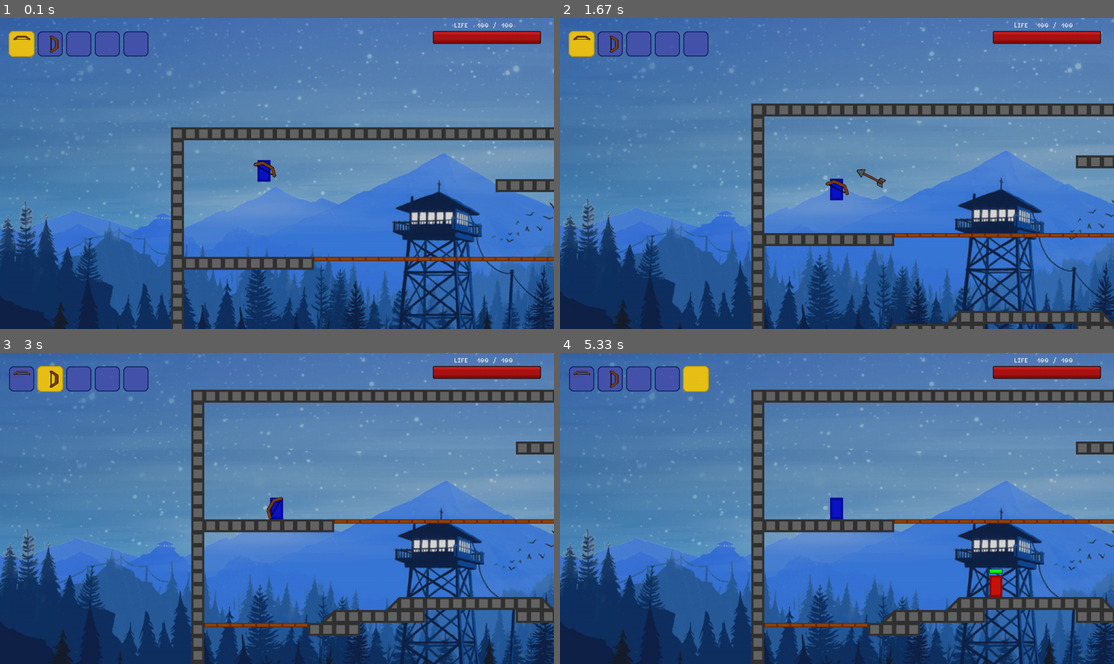
Above: before the commit, frames 1-4 (two rows, left to right).
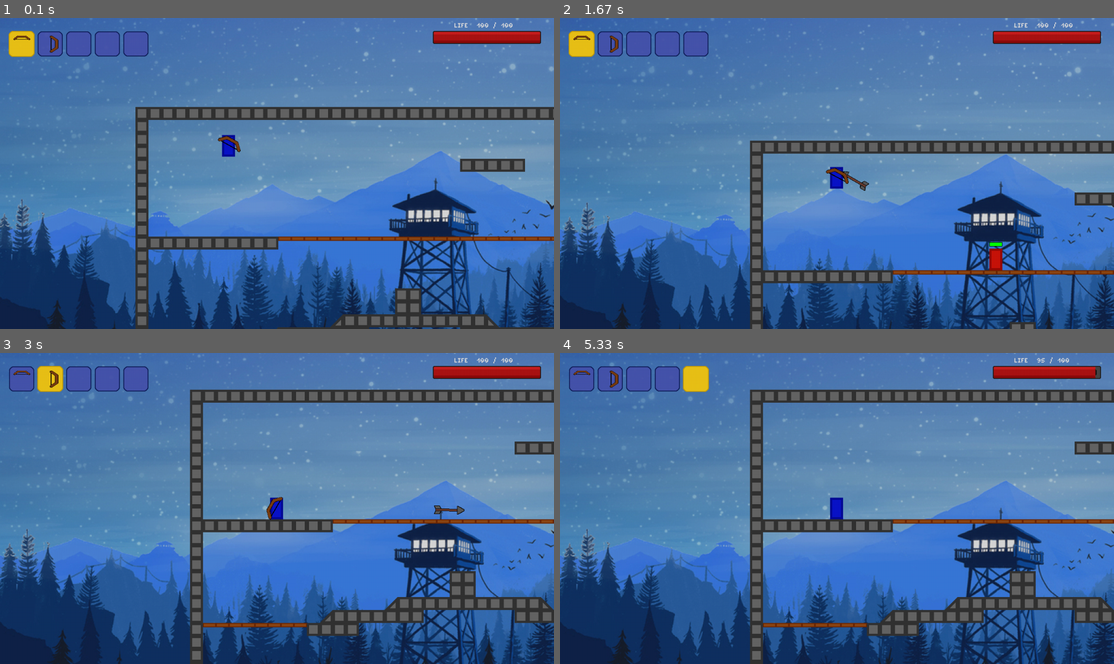
Above: after the commit, the same moments.

Repository: Programmer-Anchous/arena_pygame
Game: pygame game, started from game.py
The game is run twice, just before and just after one commit, with the same random seed, the same clock (stepped at 60 frames per second) and the same inputs.
Inputs (mouse positions are in pixels of both pictures, inside the frame that each line leads up to):
- Up to frame 1 (0.1 s): no input
- Up to frame 2 (1.67 s): tap Space at 0.33, 1.22 s; type "ann" at 0.67 s; tap Enter at 1 s; press the mouse at (1047, 291) at 1.58 s
- Up to frame 3 (3 s): move the mouse to (454, 592) at 1.68 s; release the mouse at (421, 558) at 1.82 s; press the mouse at (49, 377) at 1.92 s; move the mouse to (155, 499) at 2.02 s; release the mouse at (265, 620) at 2.15 s; press the mouse at (77, 377) at 2.25 s; move the mouse to (88, 424) at 2.35 s; release the mouse at (105, 468) at 2.48 s; press the mouse at (105, 377) at 2.58 s; move the mouse to (232, 405) at 2.68 s; release the mouse at (354, 433) at 2.82 s; press the mouse at (49, 377) at 2.92 s
- Up to frame 4 (5.33 s): move the mouse to (676, 499) at 3.02 s; release the mouse at (737, 620) at 3.15 s; press the mouse at (692, 377) at 3.25 s; move the mouse to (670, 402) at 3.35 s; release the mouse at (643, 424) at 3.48 s; press the mouse at (609, 377) at 3.58 s; move the mouse to (620, 427) at 3.68 s; release the mouse at (632, 477) at 3.82 s; press the mouse at (609, 377) at 3.92 s; move the mouse to (809, 480) at 4.02 s; release the mouse at (1008, 583) at 4.15 s; press the mouse at (665, 377) at 4.25 s; move the mouse to (737, 396) at 4.35 s; release the mouse at (803, 415) at 4.48 s; press the mouse at (692, 377) at 4.58 s; move the mouse to (720, 405) at 4.68 s; release the mouse at (748, 430) at 4.82 s; press the mouse at (637, 377) at 4.92 s; move the mouse to (825, 408) at 5.02 s; release the mouse at (1014, 436) at 5.15 s; press the mouse at (692, 377) at 5.25 s

The runs differ from the first frame. In frame 1, 25% of the frame differs, in the area x 0-100%, y 0-100%; in frame 2, 20%; in frame 3, 3.5%; in frame 4, 3.7%.

Commit message:
enemy jumping - added

Diff:
--- a/characters.py
+++ b/characters.py
@@ -102,7 +102,7 @@
         self.player_action = None
         self.player_image_id = None
         self.tile_rects = None
-        self.collisions = None
+        self.collisions = {"top": False, "bottom": False, "right": False, "left": False}
 
 
 # circular motion
@@ -131,7 +131,7 @@
         pygame.draw.rect(self.display, (200, 200, 255), self.rect)
 
 
-class Player(pygame.sprite.Sprite):
+class Player(Entitiy):
     def __init__(self, display, coords, rects, platforms, WINDOW_SIZE):
         Entitiy.__init__(self, display)
         self.rects = rects
@@ -150,14 +150,17 @@
         self.inventory.add_item(Gun(display))
         self.inventory.add_item(Bow(display))
 
-        self.bullets = Bullets(display, 10)
-        self.arrows = Arrows(display, 10, 0.07)
+        self.bullets = Bullets(display, 12)
+        self.arrows = Arrows(display, 14, 0.15)
 
         self.moving_down_counter = 0
         self.real_moving_down = False  # for platforms
 
         self.float_health = 100
         self.health = self.float_health
+
+        self.gravity = 1
+        self.speed = 5
 
     def fire(self, scroll, mx, my):
         mx += scroll[0]
@@ -220,11 +223,11 @@
     def move(self):
         self.movement = [0, 0]
         if self.moving_right:
-            self.movement[0] += 3
+            self.movement[0] += self.speed
         if self.moving_left:
-            self.movement[0] -= 3
+            self.movement[0] -= self.speed
         self.movement[1] += self.player_y_momentum
-        self.player_y_momentum += 0.4
+        self.player_y_momentum += self.gravity
         if self.player_y_momentum > 10:
             self.player_y_momentum = 10
 
@@ -248,8 +251,13 @@
         if self.collisions['bottom']:
             self.player_y_momentum = 0
             self.air_timer = 0
+            self.is_jumping = False
         else:
             self.air_timer += 1
+
+    def jump(self):
+        if self.air_timer < 6:
+            self.player_y_momentum = -20  # jumping
 
     def update(self, scroll, mx, my, clicked):
         self.float_health += 0.005
@@ -327,14 +335,18 @@
 
 
 class Enemy_Sniper(Entitiy):
-    def __init__(self, display, coords, rects, target, player):
+    def __init__(self, display, coords, rects, platforms, targetx, targety, player):
         Entitiy.__init__(self, display)
         # these points are range of the way which enemy will walk
         self.moving_right = True
-        self.point_A = coords[0]
-        self.point_B = target
+        self.point_A = targetx
+        self.point_B = targety
 
         self.rects = rects
+        self.platforms = platforms
+
+        self.moving_down_counter = 0
+        self.real_moving_down = False  # for platforms
 
         self.image = pygame.Surface((30, 50))
         self.image.fill((200, 20, 10))
@@ -342,13 +354,22 @@
         self.rect = self.image.get_rect(topleft=coords)
 
         self.current_item = Gun
-        self.bullets = Bullets(self.display, 7)
+        self.bullets = Bullets(self.display, 11)
         self.fire_counter = 0
         self.fire_limit = 150
 
         self.health = 100
 
         self.player = player
+
+        self.gravity = 1
+        self.speed = 4
+        self.jump_force = 17
+        self.is_jumping = False
+        self.prev_is_jumping = False
+
+        self.previous_coord = None
+
 
     def draw_health(self, scroll):
         green = int(self.health * 2.55)
@@ -360,34 +381,73 @@
     def move(self):
         self.movement = [0, 0]
         if self.moving_right:
-            self.movement[0] += 2
+            self.movement[0] += self.speed
         if self.moving_left:
-            self.movement[0] -= 2
+            self.movement[0] -=self.speed
         self.movement[1] += self.player_y_momentum
-        self.player_y_momentum += 0.4
+        self.player_y_momentum += self.gravity
         if self.player_y_momentum > 10:
             self.player_y_momentum = 10
 
-        previous_coord = self.rect.x
-        self.rect, self.collisions = move(self.rect, self.movement, self.rects)
-
-        # bot moving algorithm
-        if self.moving_right:
-            if self.rect.x >= self.point_B or previous_coord == self.rect.x:
-                self.moving_right = False
-                self.moving_left = True
-        elif self.moving_left:
-            if self.rect.x <= self.point_A or previous_coord == self.rect.x:
-                self.moving_left = False
-                self.moving_right = True
+        if self.moving_down == True:
+            self.real_moving_down = True
+            self.moving_down_counter = 10
+
+        self.moving_down_counter -= 1
+        if self.moving_down_counter <= 0:
+            self.real_moving_down = False
+            self.moving_down_counter = 0
+
+        # falling from platforms if player located lower then enemy
+        if self.collisions["bottom"] and (self.player.rect.bottom - self.rect.bottom) > 30:
+            self.moving_down = True
+        else:
+            self.moving_down = False
+
+        # self.previous_coord = self.rect.x
+        if self.real_moving_down:
+            self.rect, self.collisions = move(self.rect, self.movement, self.rects)
+        else:
+            self.rect, self.collisions = move(self.rect, self.movement, self.rects + self.platforms)
+
 
         if self.collisions["top"]:
             self.player_y_momentum = 0
         if self.collisions['bottom']:
+            self.jumps_count = 0
+            self.prev_is_jumping = self.is_jumping
+            self.is_jumping = False
             self.player_y_momentum = 0
             self.air_timer = 0
         else:
             self.air_timer += 1
+
+
+        # bot moving algorithm
+        if not self.is_jumping:
+            if self.moving_right:
+                if self.rect.x >= self.point_B or self.previous_coord == self.rect.x:
+                    self.moving_right = False
+                    self.moving_left = True
+                    self.previous_coord = None
+            elif self.moving_left:
+                if self.rect.x <= self.point_A or self.previous_coord == self.rect.x:
+                    self.moving_left = False
+                    self.moving_right = True
+                    self.previous_coord = None
+
+        if self.collisions["bottom"]:
+            self.previous_coord = None
+
+        if self.collisions["right"] or self.collisions["left"]:
+            self.jump()
+
+    def jump(self):
+        if self.air_timer < 6 and not self.is_jumping:
+            self.previous_coord = self.rect.x
+            self.player_y_momentum = -self.jump_force  # jumping
+            self.prev_is_jumping = self.is_jumping
+            self.is_jumping = True
 
     def update_bullets(self, scroll):
         self.bullets.update(scroll, self.rects)
@@ -410,9 +470,10 @@
 
 
 class Enemies:
-    def __init__(self, display, rects, player):
+    def __init__(self, display, rects, platforms, player):
         self.display = display
         self.rects = rects
+        self.platforms = platforms
         self.enemies = list()
         self.player = player
 
@@ -458,5 +519,5 @@
                 else:
                     i += 1
 
-    def add_enemy(self, coords, target):
-        self.enemies.append(Enemy_Sniper(self.display, coords, self.rects, target, self.player))
+    def add_enemy(self, coords, targetx, targety):
+        self.enemies.append(Enemy_Sniper(self.display, coords, self.rects, self.platforms, targetx, targety, self.player))
--- a/data/map.txt
+++ b/data/map.txt
@@ -12,8 +12,8 @@
 s                                                  s
 s                                                  s
 s                                                  s
-s                                                  s
-s                                                  s
+s                   ss                             s
+s                   ss                             s
 s              rsssssssssssl                       s
 s         rsssssss       ssssssssl                 s
 sppppppppssss                  ssssspppppppppppppsss
--- a/game.py
+++ b/game.py
@@ -12,10 +12,13 @@
 pygame.init()
 
 WINDOW_SIZE = pygame.display.Info()
+WINDOW_SIZE_real = WINDOW_SIZE
 WINDOW_SIZE = (WINDOW_SIZE.current_w, WINDOW_SIZE.current_h)
-FPS = 1000
-
-screen = pygame.display.set_mode(WINDOW_SIZE, pygame.FULLSCREEN)
+WINDOW_SIZE_real = WINDOW_SIZE
+# WINDOW_SIZE = (WINDOW_SIZE[0] // 2, WINDOW_SIZE[1] // 2)
+FPS = 60
+
+screen = pygame.display.set_mode(WINDOW_SIZE_real, pygame.FULLSCREEN)
 display = pygame.Surface(WINDOW_SIZE)
 clock = pygame.time.Clock()
 
@@ -30,7 +33,7 @@
 tile_map = Map(display, "data/map.txt")
 player = Player(display, (200, 50), tile_map.get_rects(), tile_map.get_platforms(), WINDOW_SIZE)
 
-enemies = Enemies(display, tile_map.get_rects(), player)
+enemies = Enemies(display, tile_map.get_rects(), tile_map.get_platforms(), player)
 
 
 font2 = Font("data/font/letters.png", 2)
@@ -89,8 +92,8 @@
 
         self.back_space_pressed = False
         self.back_space_counter = 0
-        self.back_space_delay = 5
-        self.back_space_auto = 40
+        self.back_space_delay = 3
+        self.back_space_auto = 30
 
         self.history = ["", "/killall", "/fullhp"]
         self.index = 0
@@ -176,16 +179,16 @@
         self.player = player
         self.enemies = enemies
 
-        self.counter = 0
+        self.counter = 290
 
     def update(self):
         self.counter += 1
-        if self.counter % 600 == 0:
+        if self.counter % 300 == 0:
             self.counter = 0
-            if len(self.enemies.enemies) < 10:
+            if len(self.enemies.enemies) < 1:
                 self.enemies.add_enemy(
-                    (random.randint(100, 500), random.randint(100, 400)),
-                    random.randint(500, 1900)
+                    (random.randint(100, 200), random.randint(100, 110)),
+                    random.randint(-500, -400), random.randint(2100, 2200)
                 )
 
 
@@ -210,6 +213,8 @@
         display.blit(background, (-scroll[0] * 0.1 - 400, -scroll[1] * 0.1 - 350))
 
         mx, my = pygame.mouse.get_pos()
+        # mx //= 2
+        # my //= 2
 
         clicked = False
         events = pygame.event.get()
@@ -243,8 +248,7 @@
                     if event.key == pygame.K_d:
                         player.moving_right = True
                     if event.key == pygame.K_SPACE:
-                        if player.air_timer < 6:
-                            player.player_y_momentum = -12  # jumping
+                        player.jump()
                     if event.key == pygame.K_s:
                         player.moving_down = True
 
--- /dev/null
+++ b/lyceum.py
@@ -0,0 +1,158 @@
+import pygame
+import sys
+from random import shuffle
+
+
+WHITE = (230, 230, 230)
+BLACK = (0, 0, 0)
+RED = (220, 10, 10)
+GREEN = (10, 255, 10)
+
+pygame.init()
+
+WSIZE = (500, 800)
+
+screen = pygame.display.set_mode(WSIZE)
+pygame.display.set_caption("Дедушка сапёра")
+
+clock = pygame.time.Clock()
+FPS = 100
+
+font = pygame.font.Font(None, 40)
+
+
+def get_cells_around(i, k, matrix):
+    leni = len(matrix)
+    lenk = len(matrix[0])
+    counter = 0
+    iterations = (
+        (i - 1, k - 1),
+        (i - 1, k + 0),
+        (i - 1, k + 1),
+        (i + 0, k - 1),
+        (i + 0, k + 1),
+        (i + 1, k - 1),
+        (i + 1, k + 0),
+        (i + 1, k + 1),
+    )
+    for i0, k0 in iterations:
+        if 0 <= i0 < leni and 0 <= k0 < lenk:
+            if matrix[i0][k0] == -2:
+                counter += 1
+    return counter
+
+
+class Board:
+    def __init__(self, width, height):
+        self.width = width
+        self.height = height
+        self.board = [[0] * width for _ in range(height)]
+        # значения по умолчанию
+        self.left = 10
+        self.top = 10
+        self.cell_size = 30
+
+        self.cache = []
+
+    def set_view(self, left, top, cell_size):
+        self.left = left
+        self.top = top
+        self.cell_size = cell_size
+
+    def render(self, display):
+        for y in range(self.height):
+            for x in range(self.width):
+                rect = (
+                    x * self.cell_size + self.left,
+                    y * self.cell_size + self.top,
+                    self.cell_size,
+                    self.cell_size,
+                )
+                if self.board[y][x] == -2:
+                    pygame.draw.rect(display, RED, rect)
+                elif self.board[y][x] > 0:
+                    screen.blit(
+                        font.render(str(self.board[y][x]), True, GREEN),
+                        (rect[0] + 10, rect[1] + 10),
+                    )
+                pygame.draw.rect(display, WHITE, rect, 1)
+
+    def get_cell(self, mouse_pos):
+        mx, my = mouse_pos
+        for y in range(self.height):
+            for x in range(self.width):
+                rect = (
+                    x * self.cell_size + self.left,
+                    y * self.cell_size + self.top,
+                    self.cell_size,
+                    self.cell_size,
+                )
+                if rect[0] <= mx <= (rect[0] + rect[2]) and rect[1] <= my <= (
+                    rect[1] + rect[3]
+                ):
+                    return x, y
+
+    def on_click(self, cell_coords):
+        if cell_coords:
+            x, y = cell_coords
+            if self.board[y][x] == -1:
+                self.board[y][x] = get_cells_around(y, x, self.board)
+                if self.board[y][x] == 0:
+                    leni = len(self.board)
+                    lenk = len(self.board[0])
+                    iterations = (
+                        (y - 1, x - 1),
+                        (y - 1, x + 0),
+                        (y - 1, x + 1),
+                        (y + 0, x - 1),
+                        (y + 0, x + 1),
+                        (y + 1, x - 1),
+                        (y + 1, x + 0),
+                        (y + 1, x + 1),
+                    )
+                    for i, k in iterations:
+                        if 0 <= i < leni and 0 <= k < lenk:
+                            if self.board[i][k] == -1:
+                                if (k, i) not in self.cache:
+                                    self.on_click((k, i))
+                                    self.cache.append((k, i))
+
+    def get_click(self, mouse_pos):
+        self.cache.clear()
+        self.on_click(self.get_cell(mouse_pos))
+
+
+class MinesWeaper(Board):
+    def __init__(self, width, height, mines):
+        Board.__init__(self, width, height)
+        cells = width * height
+        board = [-1] * (cells - mines) + [-2] * mines
+        shuffle(board)
+        for i in range(height):
+            for k in range(width):
+                self.board[i][k] = board[i * width + k]
+
+    def open_cell(self, coords):
+        board.get_click(coords)
+
+
+board = MinesWeaper(9, 15, 20)
+board.set_view(25, 25, 50)
+
+running = True
+while running:
+    screen.fill((0, 0, 0))
+
+    for event in pygame.event.get():
+        if event.type == pygame.QUIT:
+            pygame.quit()
+            sys.exit()
+
+        if event.type == pygame.MOUSEBUTTONDOWN:
+            if event.button == 1:
+                board.open_cell(pygame.mouse.get_pos())
+
+    board.render(screen)
+
+    pygame.display.update()
+    clock.tick(FPS)
--- a/main_menu.py
+++ b/main_menu.py
@@ -1,3 +1,5 @@
+import sys
+
 from tools import *
 from data.font.font import *
 from game import main_game
@@ -11,7 +13,7 @@
 screen = pygame.display.set_mode(monitor, pygame.FULLSCREEN)
 display = pygame.Surface(monitor)
 clock = pygame.time.Clock()
-FPS = 100
+FPS = 60
 
 font_3 = Font("data/font/letters.png", 3)
 font_4 = Font("data/font/letters.png", 4)
@@ -49,7 +51,7 @@
     for event in pygame.event.get():
         if event.type == pygame.QUIT:
             pygame.quit()
-            exit()
+            sys.exit()
 
         if event.type == pygame.MOUSEBUTTONDOWN:
             if event.button == 1:
--- a/tools.py
+++ b/tools.py
@@ -96,7 +96,7 @@
         bottom_rect = pygame.Rect(*rect.bottomleft, rect.width, 1)
         for platform in platforms:
             hitbox = platform.rect
-            if bottom_rect.colliderect(hitbox) and abs(rect.bottom - hitbox.y) < 12:  # 12 - maximum "y" movement
+            if bottom_rect.colliderect(hitbox) and abs(rect.bottom - hitbox.y) < 16:  # 16 - maximum "y" movement
                 bottom_rect.bottom = platform.rect.top
                 rect.bottom = platform.rect.top
                 collision_types['bottom'] = True
